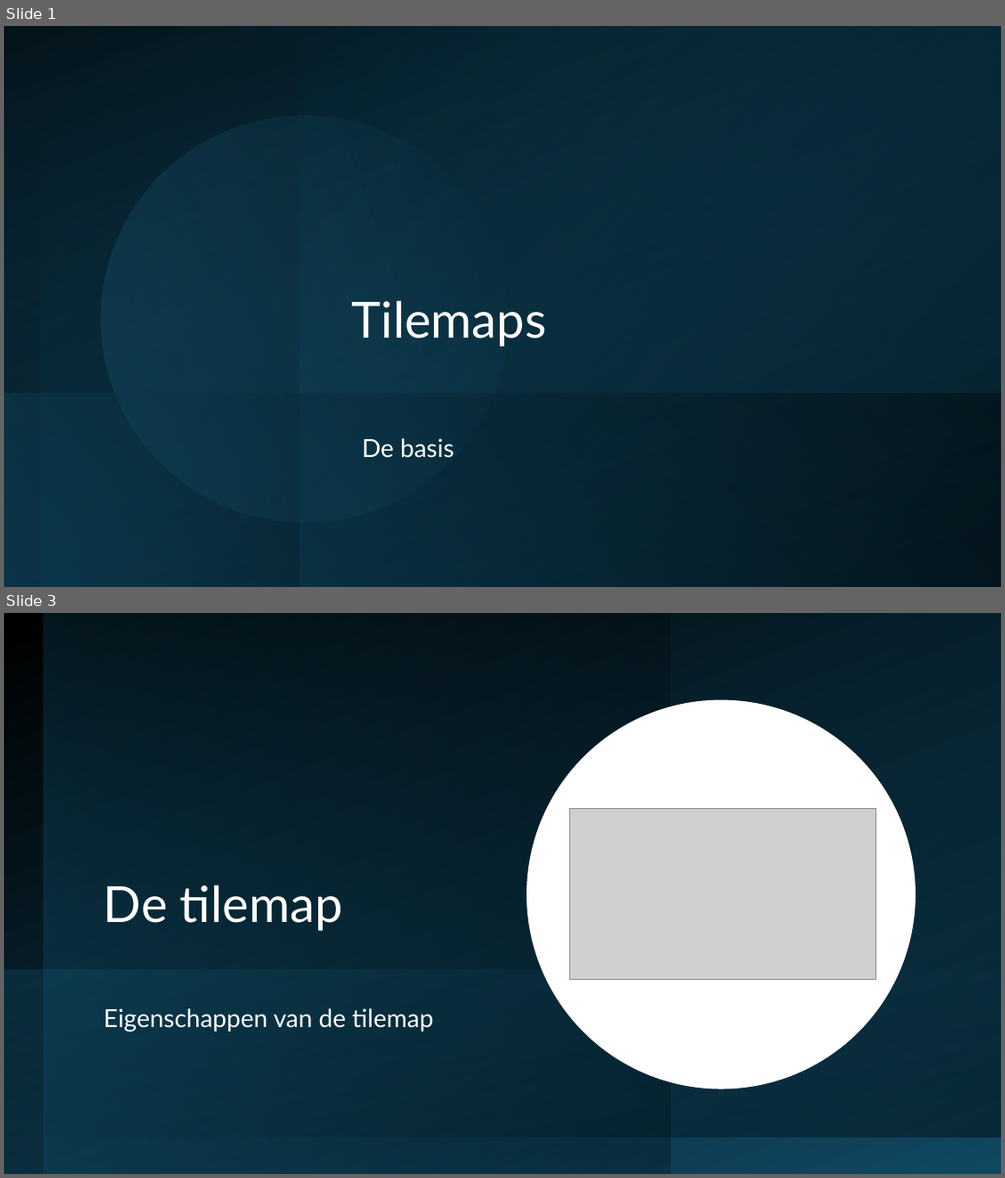
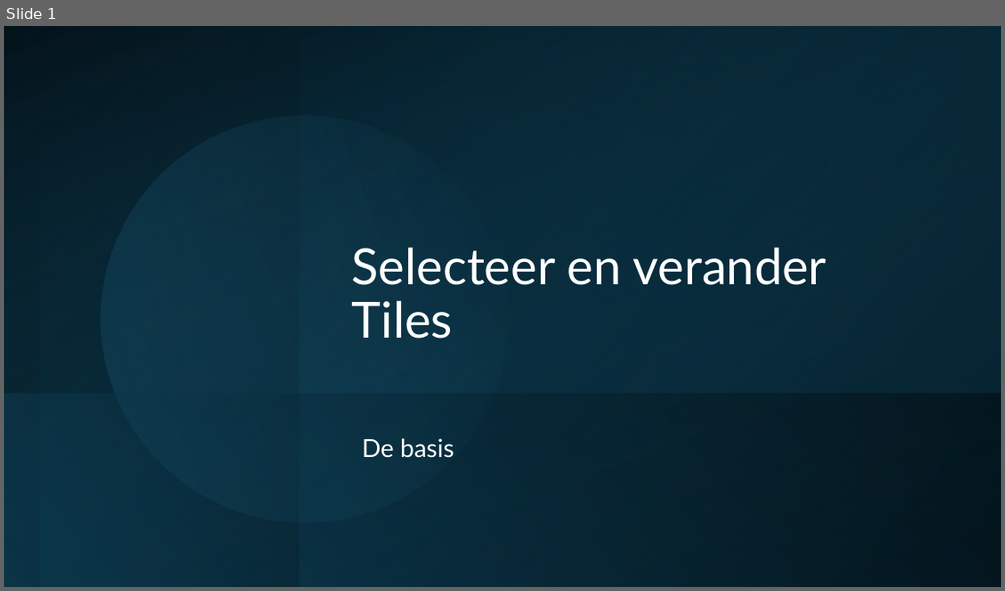
Before and after one commit to djsjollema/lessen-gamedevelopment, a slide deck: M4/GDV_2D_Gym/les2/gdv-2d-gym-les2.pptx. Shown one above the other, each under a label of ours: slides 1 and 3 before the commit, slide 1 after it; the slides between them are not shown. The pictures are 1005x1178 and 1005x591 pixels, drawn with LibreOffice and Linux fonts; fonts in the diff are those of the drawing; grey boxes stand for pictures. Boxes give left, top, right and bottom in pixels: in the first picture for what was removed or moved away, otherwise in the second. Text is boxed around its words. In the diff, an @@ line names an element or a change of style, - is before the commit and + after.

```diff
--- a/M4/GDV_2D_Gym/les2/gdv-2d-gym-les2.pptx
+++ b/M4/GDV_2D_Gym/les2/gdv-2d-gym-les2.pptx
@@ slide 3 removed at [4, 613, 1001, 1174], background #FFFFFF @@
@@ rectangle removed at [4, 613, 1001, 1174] @@
@@ rectangle removed at [44, 613, 671, 1174] @@
@@ rectangle removed at [44, 613, 1001, 1137] @@
@@ ellipse removed at [526, 699, 915, 1088] @@
@@ picture removed at [570, 808, 876, 980] @@
@@ title removed at [104, 884, 342, 931] @@
-De tilemap
@@ rectangle removed at [4, 969, 1001, 1174] @@
@@ text removed at [104, 1008, 433, 1031] @@
-Eigenschappen van de tilemap
@@ slide 1 changed as well @@
@@ title at [352, 247, 826, 338]: text changed @@
-Tilemaps
+Selecteer en verander Tiles
```
Also in this commit, not shown: 9 slides added, 2 other slides removed, 5 other files.
